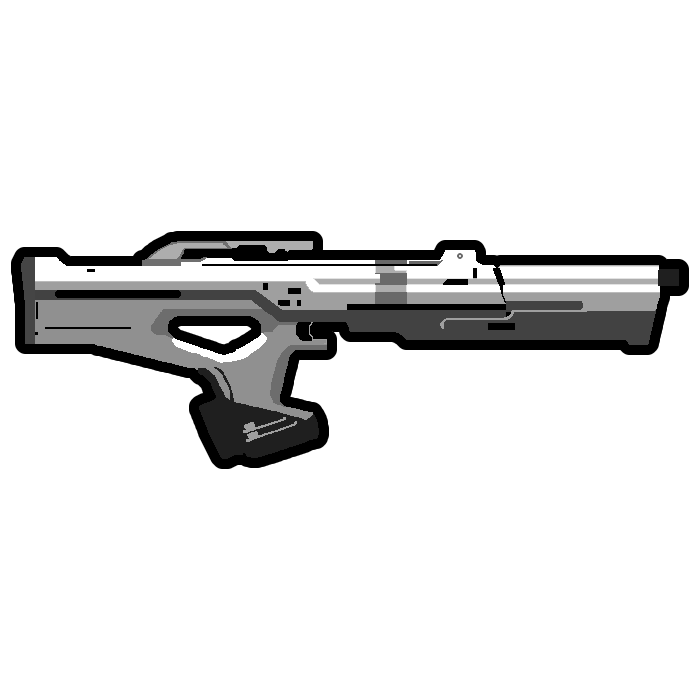
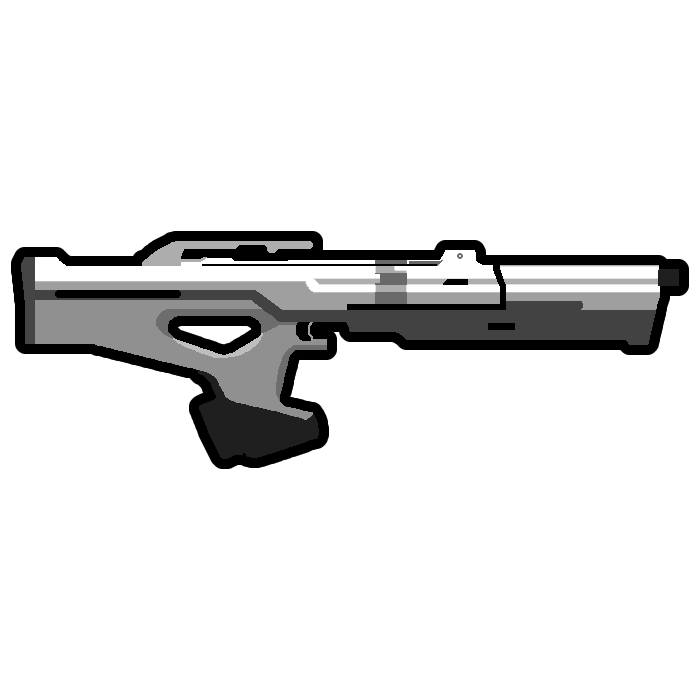
Layer changes from the first 700 × 700 image to the second:
painted on "Layer 2" over [35, 241, 656, 442]
